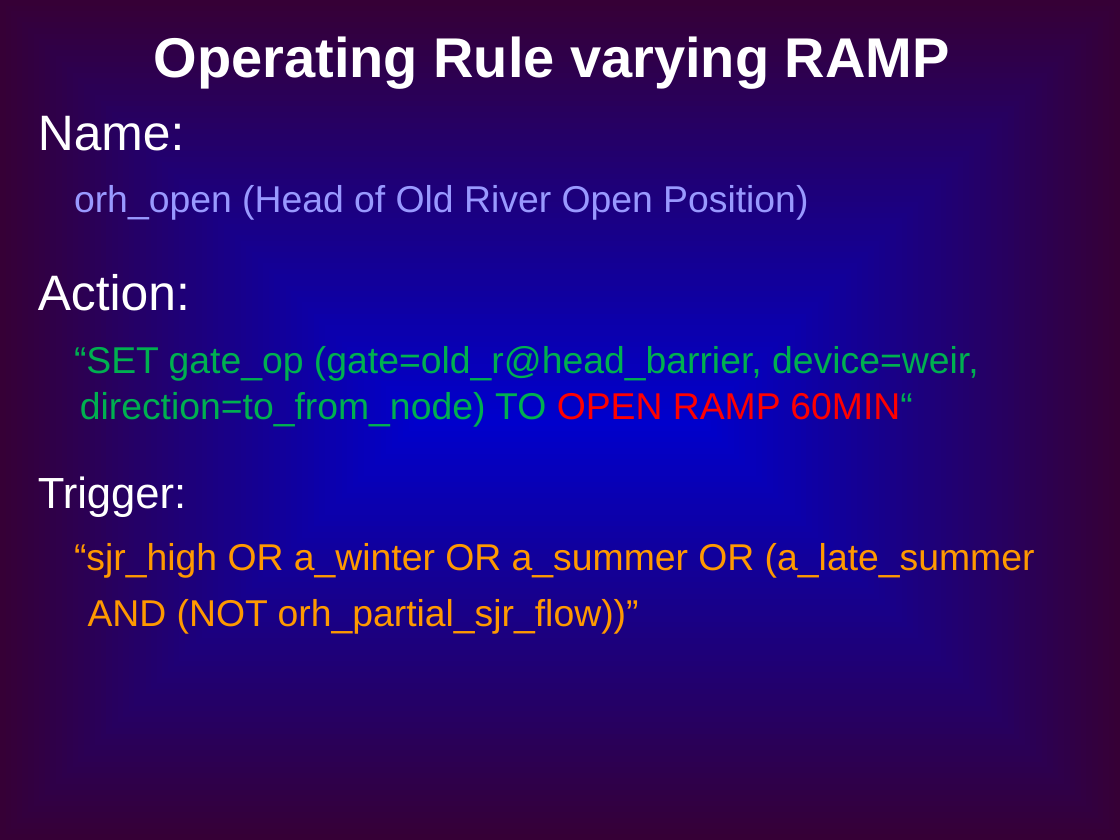
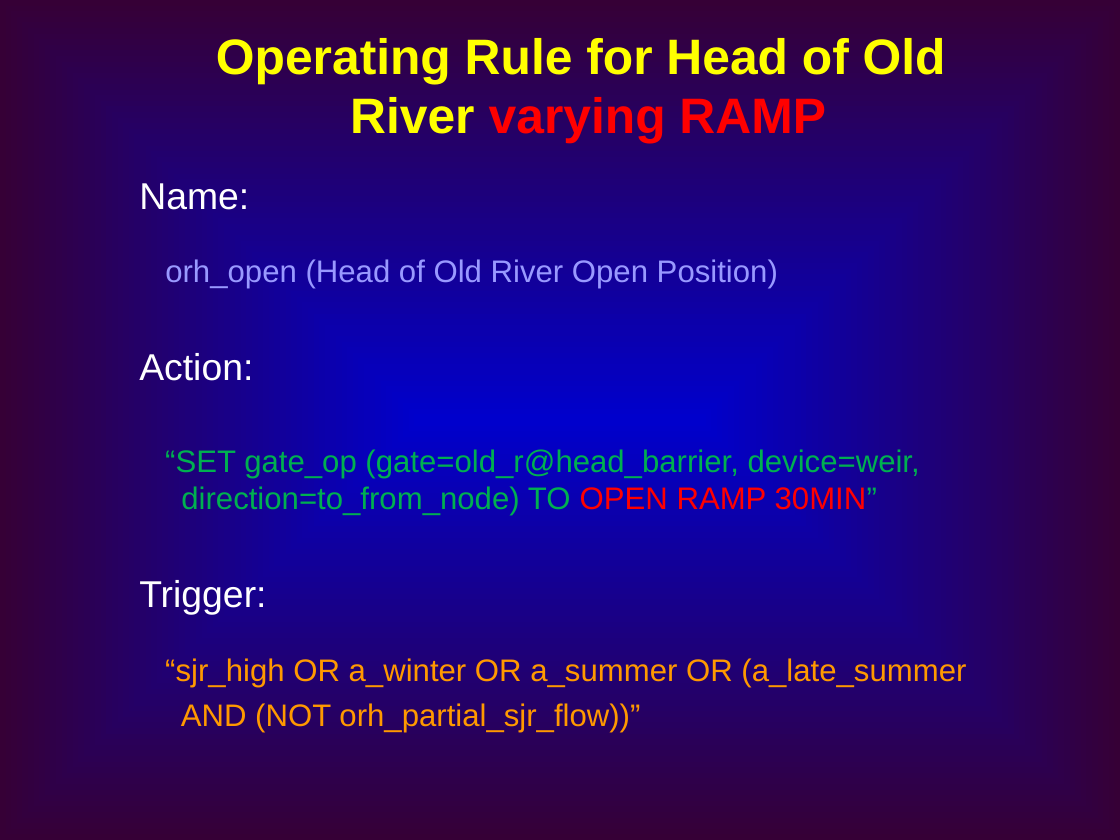
Before and after one commit to CADWRDeltaModeling/dsm2, a slide deck: slide 17 of dsm2/presentations/DSM2 Operting Rule.ppt. Drawn at 1120x840 pixels with LibreOffice and Linux fonts; fonts in the diff are those of the drawing. Boxes give left, top, right and bottom in pixels: in the first picture for what was removed or moved away, otherwise in the second. Text is boxed around its words. In the diff, an @@ line names an element or a change of style, - is before the commit and + after.

```diff
--- a/dsm2/presentations/DSM2 Operting Rule.ppt
+++ b/dsm2/presentations/DSM2 Operting Rule.ppt
@@ text at (x1=216, y1=38, x2=946, y2=144): text changed; size 36 to 32 pt; text colour #FFFFFF to #FFFF00 @@
-Operating Rule varying RAMP
+Operating Rule for Head of Old River varying RAMP
@@ text "Name:" moved from (x1=38, y1=115, x2=1035, y2=633) to (x1=139, y1=183, x2=966, y2=732) @@
@@ text at (x1=139, y1=183, x2=966, y2=732): size 32 to 24 pt in "Name:", "Action:"; size 24 to 20 pt in "orh_open (Head of Old River Open Position)", "“sjr_high OR a_winter OR a_summer OR (a_late_summer", "AND (NOT orh_partial_sjr_flow))”"; size 28 to 24 pt in "Trigger:"; less space between paragraphs @@
@@ text at (x1=165, y1=447, x2=920, y2=516): text changed; size 24 to 20 pt @@
-“SET gate_op (gate=old_r@head_barrier, device=weir, direction=to_from_node) TO OPEN RAMP 60MIN“
+“SET gate_op (gate=old_r@head_barrier, device=weir, direction=to_from_node) TO OPEN RAMP 30MIN”
```
Also in this commit, not shown: 19 other slides changed, 1 slide added, 1 slide removed.
